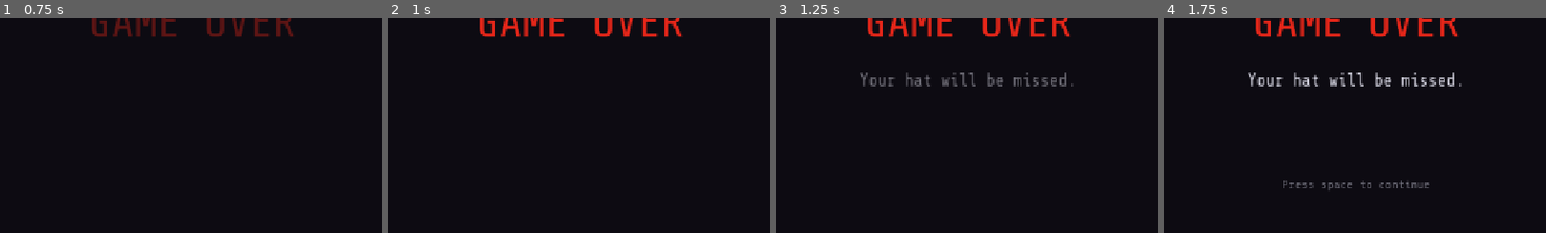
Above: before the commit, frames 1-4 (left to right).
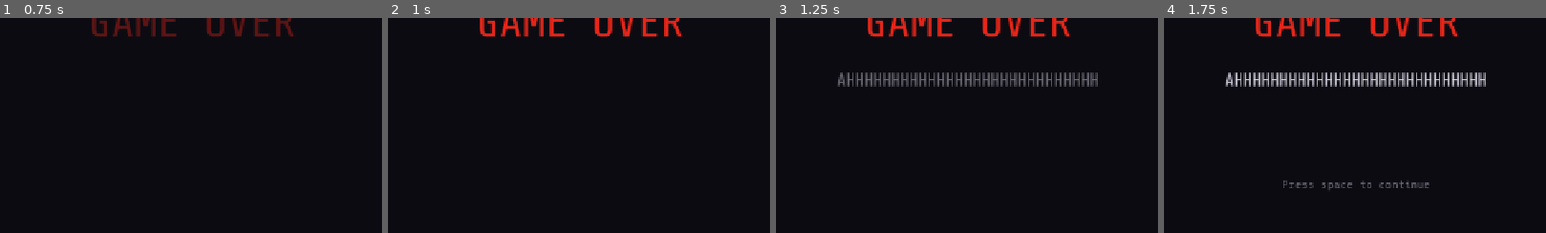
Above: after the commit, the same moments.

Repository: danngreen/fuzzy-world-2.0
Game: Godot game, scene res://scenes/ui/game_over_screen.tscn
The game is run twice, just before and just after one commit, with the same random seed, the same clock (stepped at 60 frames per second) and the same inputs. This scene is started directly instead of the project's main scene.
Inputs:
- Up to frame 1 (0.75 s): hold Right (move_right) from 0.53 s (still down)
- Up to frame 2 (1 s): keep holding Right (move_right); tap Space (jump) at 0.77 s
- Up to frame 3 (1.25 s): keep holding Right (move_right)
- Up to frame 4 (1.75 s): keep holding Right (move_right); tap Space (jump) at 1.52 s
The pictures show only the part of the screen within x 25-75%, y 32-82%; the shares and areas given below are measured in that part.

Frames 1-2 are identical in both runs. In frame 3, 2.3% of the frame differs, in the area x 16-85%, y 25-32%; in frame 4, 2.8%.

Commit message:
More game over text

Diff:
--- a/scenes/ui/game_over_screen.gd
+++ b/scenes/ui/game_over_screen.gd
@@ -22,6 +22,9 @@
 	"Narrator: It was, in fact, not fine.",
 	"Insert coin to continue... just kidding",
 	"RIP in peace",
+	"YYYYYYYEEEEEEEAAAAAAAAHHH__-[x x]-__",
+	"WHY DID YOU EAT THAT CHEESE!!!!!",
+	"Tip: Enjoy extended game play by not dying!"
 ]
 
 var ready_for_input := false
